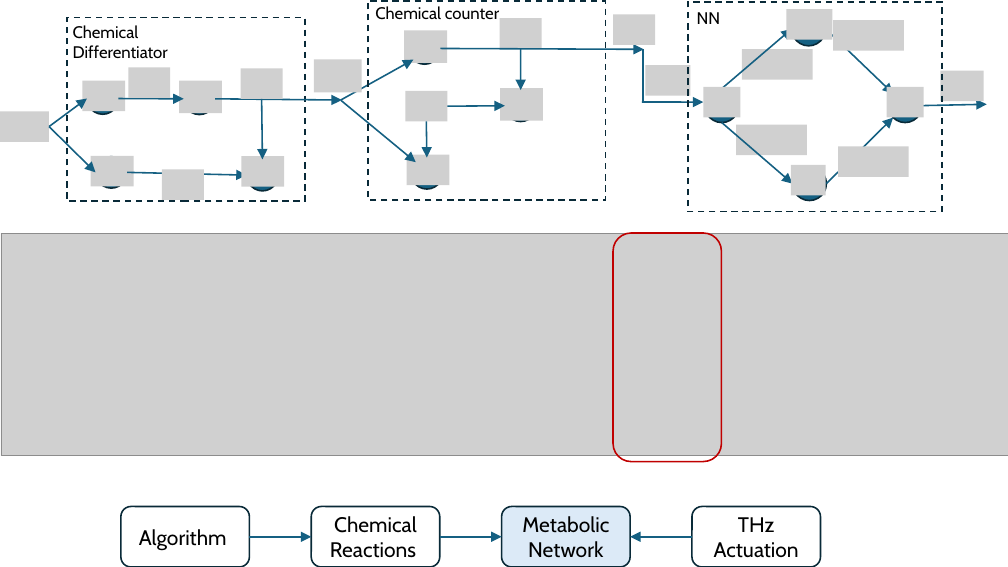
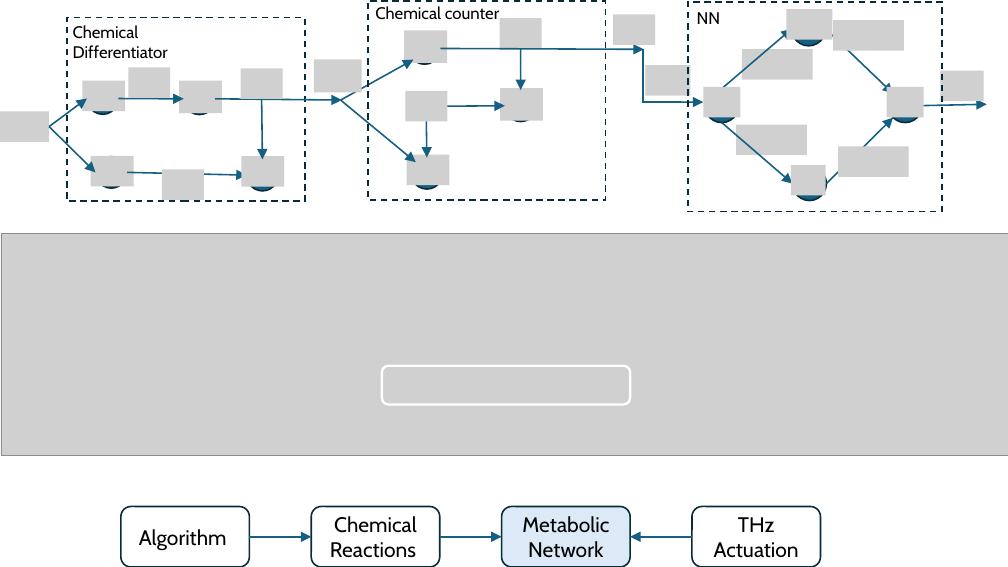
Before and after one commit to tkn-tub/bioelectrodynamics, a slide deck: slide 30 of slides/slides.pptx. Drawn at 1008x567 pixels with LibreOffice and Linux fonts; fonts in the diff are those of the drawing; grey boxes stand for pictures. Boxes give left, top, right and bottom in pixels: in the first picture for what was removed or moved away, otherwise in the second. Text is boxed around its words. In the diff, an @@ line names an element or a change of style, - is before the commit and + after.

```diff
--- a/slides/slides.pptx
+++ b/slides/slides.pptx
@@ rounded rectangle removed at bbox=[613, 233, 721, 461] @@
@@ rounded rectangle added at bbox=[382, 366, 630, 405], outline #FFFFFF 2.25 pt @@
```
Also in this commit, not shown: 2 other slides changed, 2 slides added, 4 other files.
